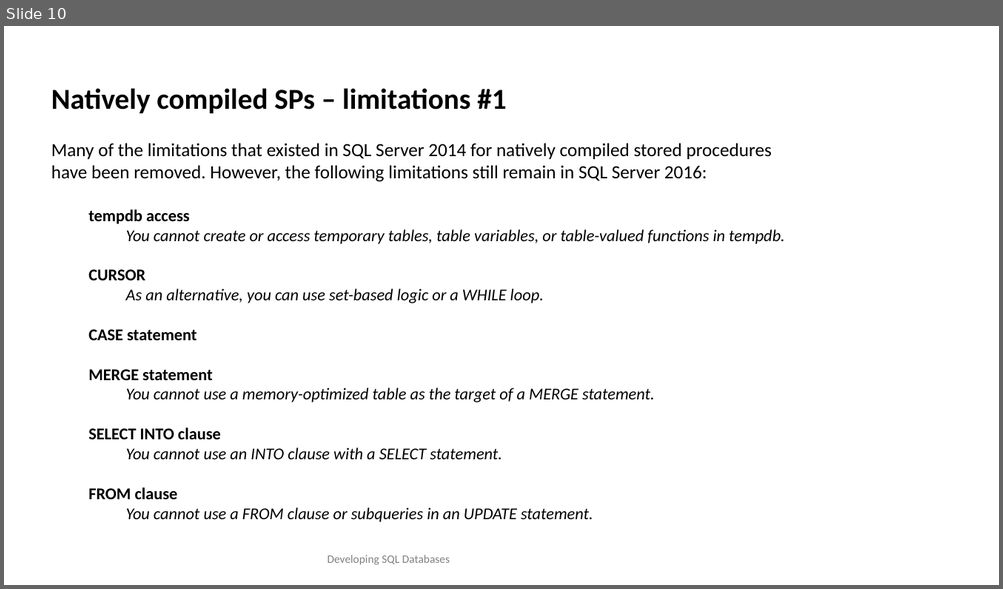
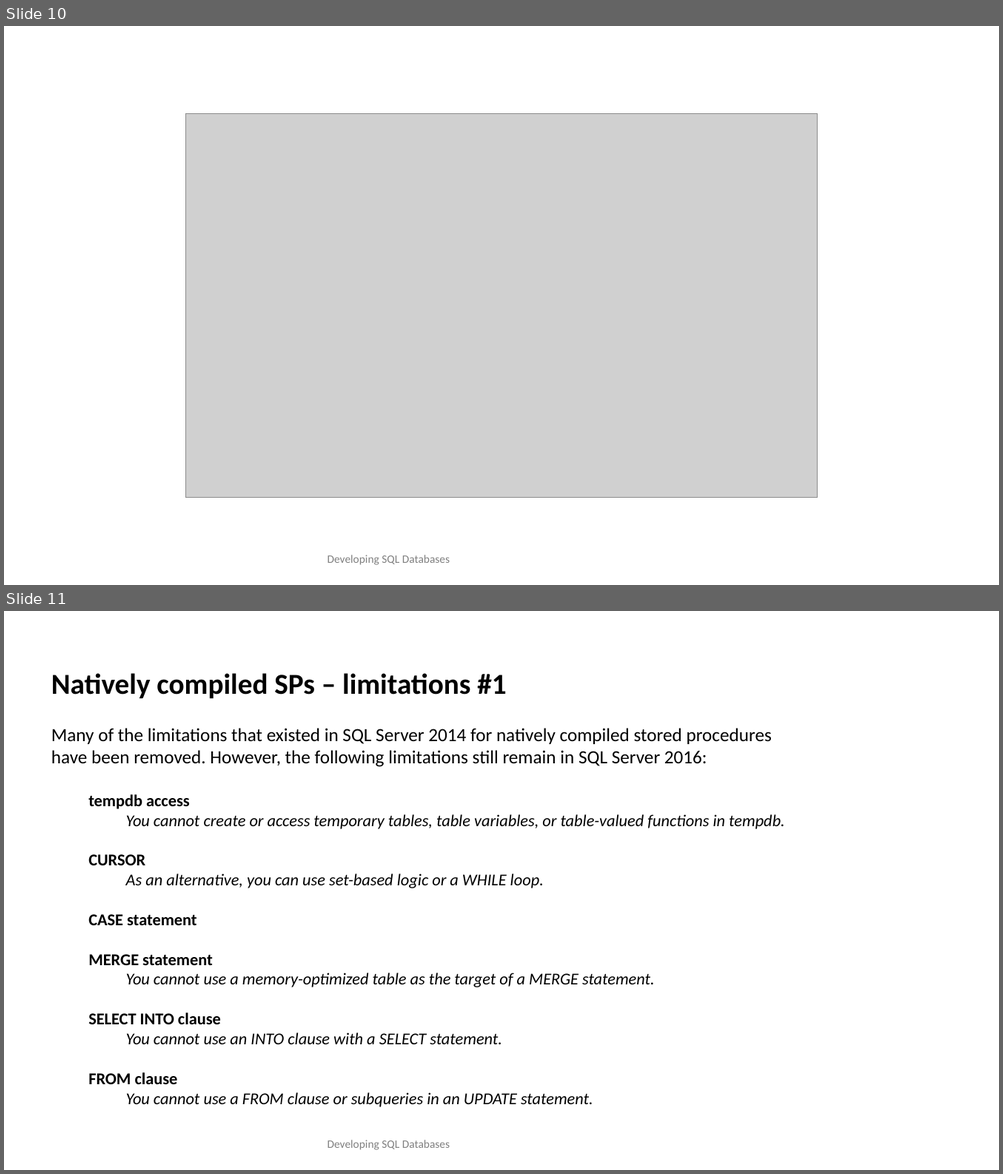
Before and after one commit to TKostyrka/70762DevSQLDB, a slide deck: DEVSQL_10_MemoryOptimized/DEVSQL_10_MemoryOptimized.pptx. Shown one above the other, each under a label of ours: slide 10 before the commit, slides 10 and 11 after it. The pictures are 1003x589 and 1003x1174 pixels, drawn with LibreOffice and Linux fonts; fonts in the diff are those of the drawing; grey boxes stand for pictures. Boxes give left, top, right and bottom in pixels: in the first picture for what was removed or moved away, otherwise in the second. Text is boxed around its words. In the diff, an @@ line names an element or a change of style, - is before the commit and + after.

```diff
--- a/DEVSQL_10_MemoryOptimized/DEVSQL_10_MemoryOptimized.pptx
+++ b/DEVSQL_10_MemoryOptimized/DEVSQL_10_MemoryOptimized.pptx
@@ slide 10 added at <box>4,26,999,585</box>, background #FFFFFF @@
@@ picture added at <box>185,113,817,498</box> @@
@@ text added at <box>327,555,449,565</box>, 11 pt, text #808080 @@
+Developing SQL Databases
@@ what was slide 10 is now slide 11 @@
```
Also in this commit, not shown: 5 slides changed, 2 other slides added, 12 other files.
